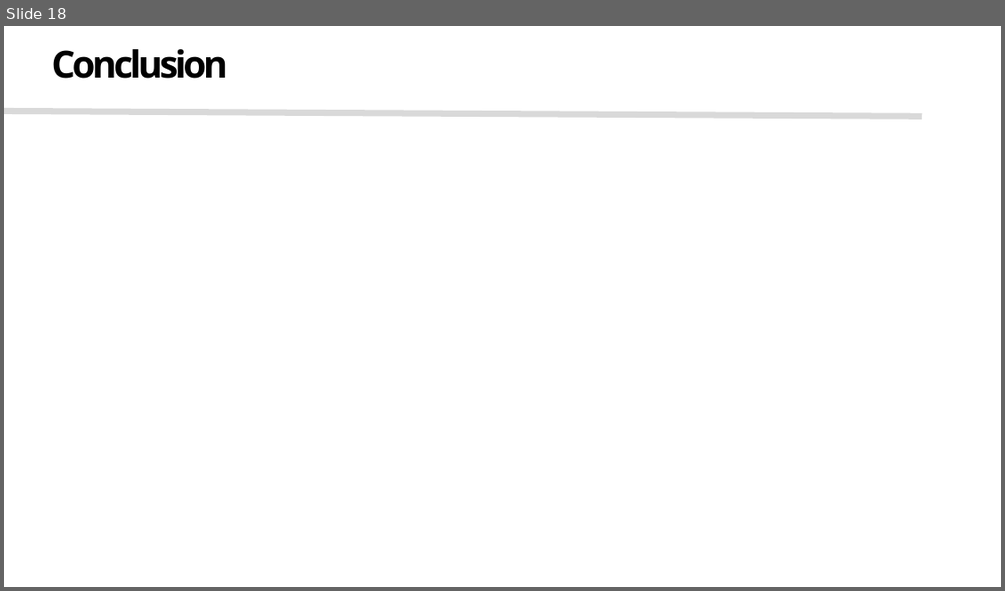
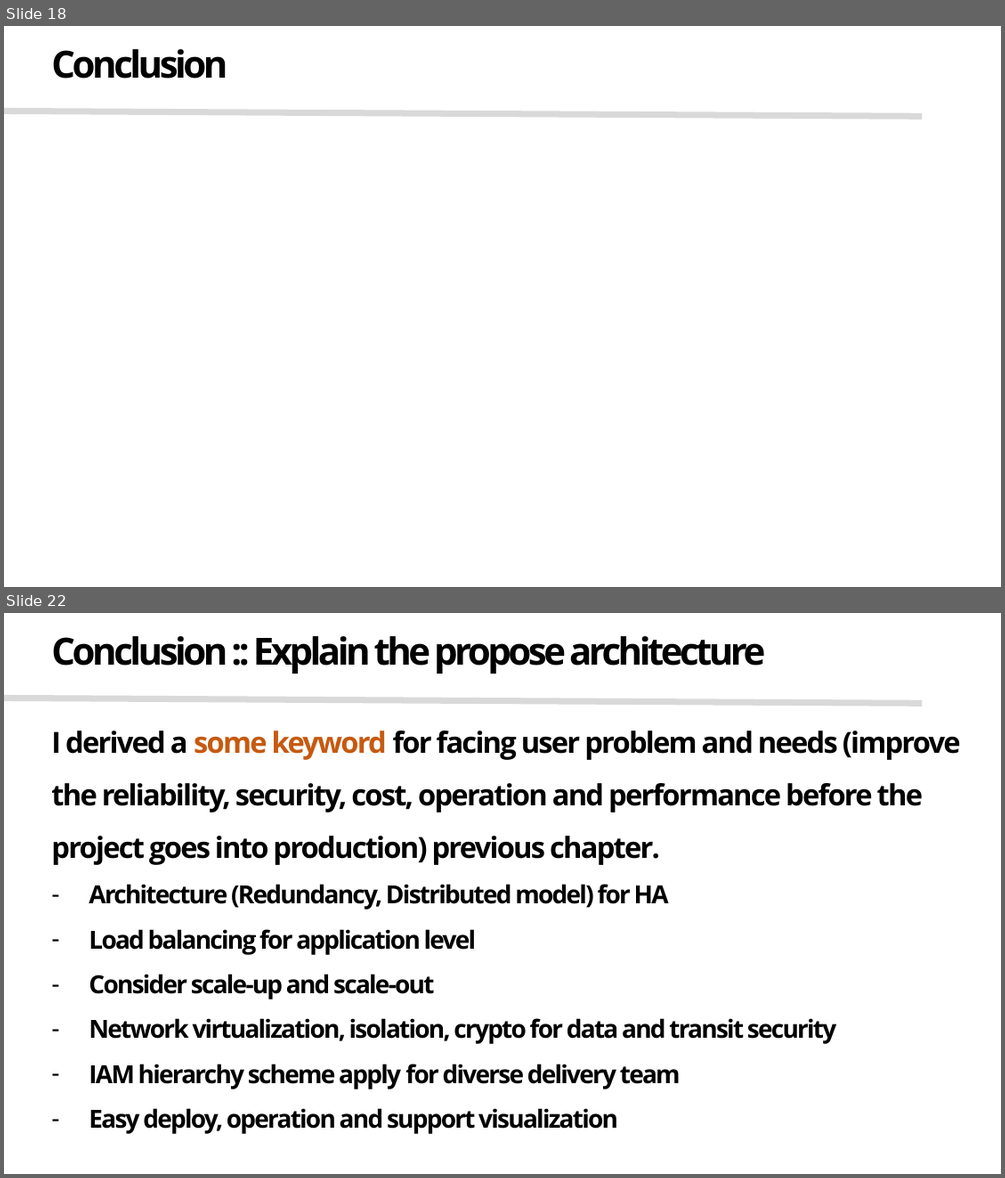
Before and after one commit to pushdown99/pushdown99.github.io, a slide deck: assets/yaml/Solutions Architect Hiring Assignment.pptx. Shown one above the other, each under a label of ours: slide 18 before the commit, slides 18 and 22 after it; the slides between them are not shown. The pictures are 1005x591 and 1005x1178 pixels, drawn with LibreOffice and Linux fonts; fonts in the diff are those of the drawing. Boxes give left, top, right and bottom in pixels: in the first picture for what was removed or moved away, otherwise in the second. Text is boxed around its words. In the diff, an @@ line names an element or a change of style, - is before the commit and + after.

```diff
--- a/assets/yaml/Solutions Architect Hiring Assignment.pptx
+++ b/assets/yaml/Solutions Architect Hiring Assignment.pptx
@@ slide 22 added at (4,613,1001,1174), background #FFFFFF @@
@@ text added at (51,636,765,674), 36 pt, text #000000, bold @@
+Conclusion :: Explain the propose architecture
@@ line added from (4, 698) to (922, 704), #D9D9D9 6 pt @@
@@ text added at (51,730,961,1134), 24 pt, text #000000, bold @@
+I derived a some keyword for facing user problem and needs (improve the reliability, security, cost, operation and performance before the project goes into production) previous chapter.
+– Architecture (Redundancy, Distributed model) for HA
+– Load balancing for application level
+– Consider scale-up and scale-out
+– Network virtualization, isolation, crypto for data and transit security
+– IAM hierarchy scheme apply for diverse delivery team
+– Easy deploy, operation and support visualization
```
Also in this commit, not shown: 7 slides changed, 2 other slides added, 3 other files.
